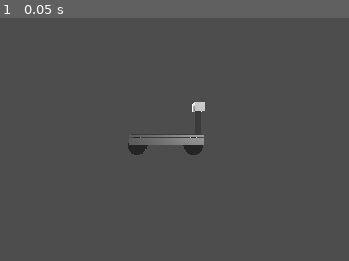
Above: before the commit, frame 1.
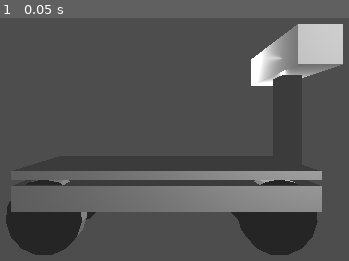
Above: after the commit, the same moment.

Repository: Kaden-SL/finalgame
Game: Godot game, scene res://map.tscn
Two runs of this game, one before a commit and one after it. Both use one fixed random seed, a clock stepped at 60 frames per second and the inputs below.
Inputs:
- Up to frame 1 (0.05 s): no input

The runs differ from the first frame. In frame 1, 23% of the frame differs, in the area x 1-99%, y 2-98%.

Commit message:
basic ass model and player in place

Diff:
--- a/map.tscn
+++ b/map.tscn
@@ -19,9 +19,11 @@
 [node name="Cam Base" type="Node3D" parent="."]
 
 [node name="Camera3D" type="Camera3D" parent="Cam Base"]
-transform = Transform3D(1, 0, 0, 0, 1, 0, 0, 0, 1, 0, 0, 5)
+transform = Transform3D(1, 0, 0, 0, 1, 0, 0, 0, 1, 0, 0, 1.38686)
 environment = SubResource("Environment_dcep5")
 current = true
 
 [node name="graphics" parent="." instance=ExtResource("2_huqoc")]
 transform = Transform3D(0.15, 0, 0, 0, 0.15, 0, 0, 0, 0.15, 0, -0.542495, 0)
+
+[editable path="graphics"]
--- a/palyer.gd
+++ b/palyer.gd
@@ -3,6 +3,8 @@
 
 const SPEED = 5.0
 const JUMP_VELOCITY = 4.5
+const GRAVITY = 1
+const MAX_FALL_SPEED=30
 
 # Get the gravity from the project settings to be synced with RigidBody nodes.
 var gravity = ProjectSettings.get_setting("physics/3d/default_gravity")
